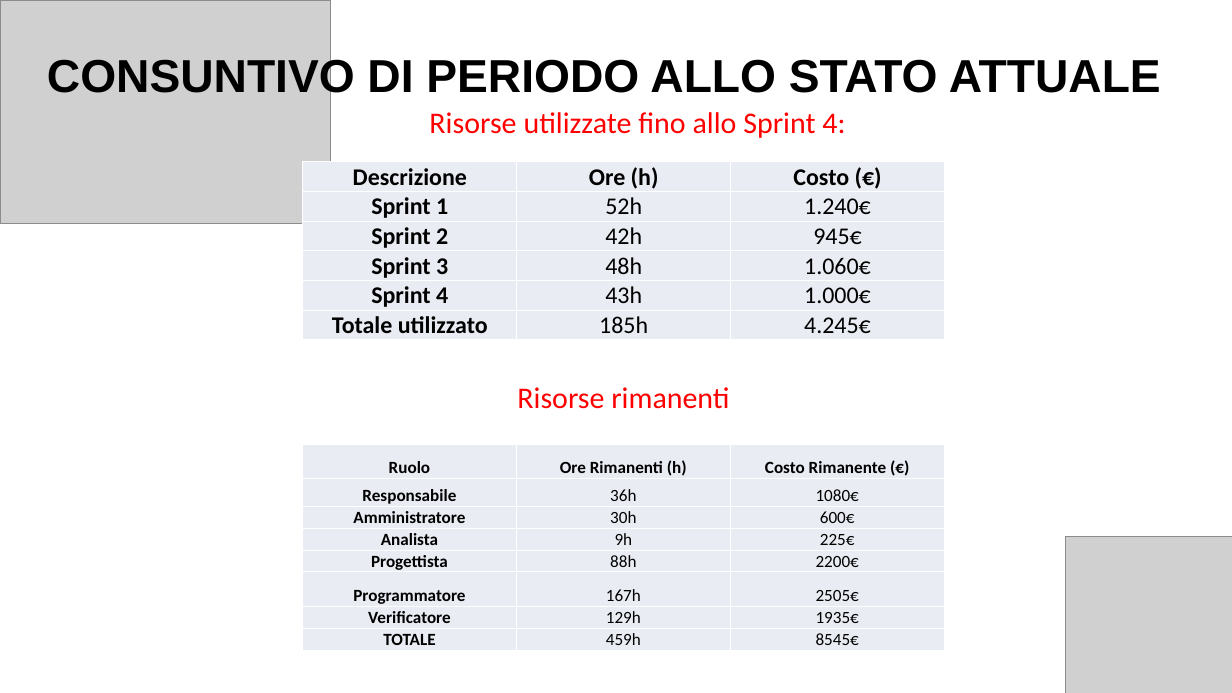
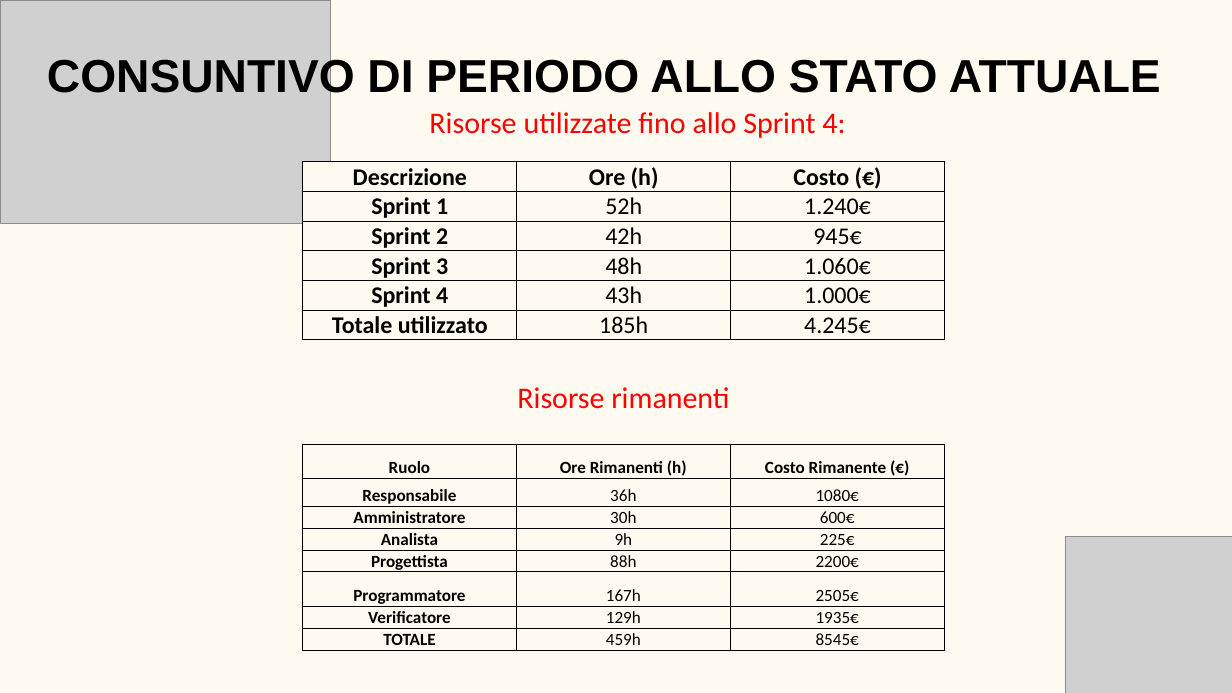
Before and after one commit to BugBustersUnipd/DocumentazioneSWE, a slide deck: slide 9 of RTB/PRESENTAZIONE RTB/Presentazione RTB.pptx. Drawn at 1232x693 pixels with LibreOffice and Linux fonts; fonts in the diff are those of the drawing; grey boxes stand for pictures. Boxes give left, top, right and bottom in pixels: in the first picture for what was removed or moved away, otherwise in the second. Text is boxed around its words. In the diff, an @@ line names an element or a change of style, - is before the commit and + after.

```diff
--- a/RTB/PRESENTAZIONE RTB/Presentazione RTB.pptx
+++ b/RTB/PRESENTAZIONE RTB/Presentazione RTB.pptx
@@ background #FFFFFF to #FFFAEF @@
@@ table at [303, 161, 944, 339] @@
@@ fill #E9EDF4 to #FFFAEF in 18 cells @@
@@ borders changed @@
@@ table at [302, 444, 944, 650] @@
@@ fill #E9EDF4 to #FFFAEF in 24 cells @@
@@ borders changed @@
```
Also in this commit, not shown: 1 slide added, 1 other file.
